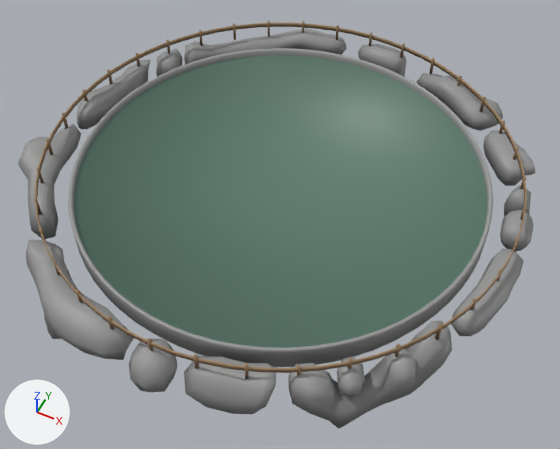
Two versions of the Blender file Assets/Models/Island_Ring.blend, one commit apart.
Both versions are drawn from a 50 mm lens placed at (11.9, -23.8, 26.3), pointed at (0.3, -0.7, -2.6). The axes (+X, +Y, +Z) are drawn at lower left. The lights are the same throughout.

Names of what the first picture shows: 'Fence', 'Island', 'Stakes', 'Stones'.
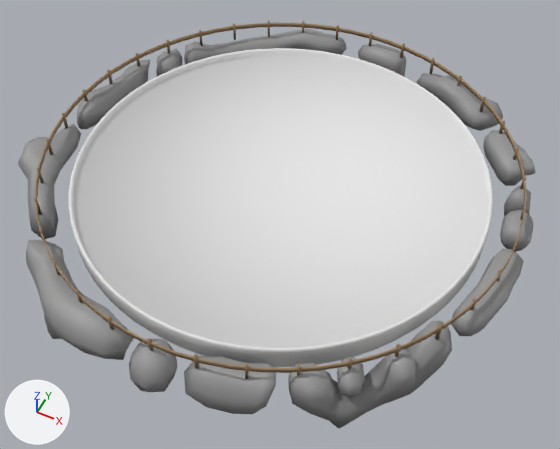
Changed parts and their boxes [x1, y1, x2, y2] in the pictures (560 x 449 px):
```json
{"part": 1, "of": "me_island", "change": "recoloured", "before": [68, 48, 493, 367], "after": [68, 48, 493, 367], "on screen": "grey to white"}
{"part": 2, "of": "me_island", "change": "recoloured", "before": [74, 55, 487, 347], "after": [74, 55, 487, 347], "on screen": "green to white"}
```

The change, as JSON lines over the scene's bpy script:
```json
{"op": "add", "block": "mat_main", "code": ["mat_main = diffuse_material('Main')", "mat_main.base_color = (0.8, 0.8, 0.8)  # white #e7e7e7"]}
{"op": "add", "block": "mat_ground", "code": ["mat_ground = diffuse_material('Ground')", "mat_ground.base_color = (0.8, 0.8, 0.8)  # white #e7e7e7"]}
{"block": "me_island", "where": "me_island.from_pydata(...)  # 770 vertices, 832 faces; spans x -10.0..10.0, y -10.0..10.0, z -5.6..0.3"}
{"block": "me_island", "where": "# used by ob_island; location = (0.0, 0.0, 0.0)"}
{"block": "me_island", "change": "me_island part 1: 768 of the faces centred in x -10.0..10.0, y -10.0..10.0, z -5.6..0.3 switch from mat_gradient_island_png_001 (picture img_gradient_island_png_001) to mat_main (white #e7e7e7)"}
{"block": "me_island", "change": "me_island part 2: all 64 faces centred in x -6.5..6.5, y -6.5..6.5, z 0.0 switch from mat_gradient_island_png_001 (picture img_gradient_island_png_001) to mat_ground (white #e7e7e7)"}
```
